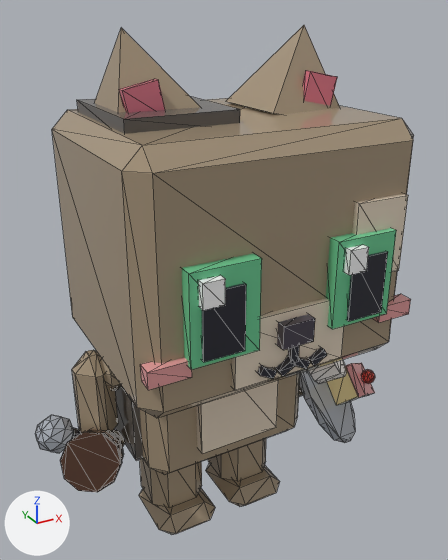
The glTF model assets/cat-cafe/exports/CatCafe_Cat_Rubble_Work.glb: old version first, new version second.
Camera for both pictures: a camera (50 mm lens) standing at (-0.97, -2.0, 1.98) and looking at (0.16, 0.06, 0.95). Arrows for +X, +Y and +Z are at lower left; the lights stay in place. The first picture is the older version. Mesh edges are drawn as thin lines. Vertices at exactly the same position are counted once.

Names of what the first picture shows: 'CatCafe_Cat_Rubble_Work_Body', 'CatCafe_Cat_Rubble_Work_EarL', 'CatCafe_Cat_Rubble_Work_EarR', 'CatCafe_Cat_Rubble_Work_Eye1', 'CatCafe_Cat_Rubble_Work_Eye2', 'CatCafe_Cat_Rubble_Work_Head', 'CatCafe_Cat_Rubble_Work_Held_Barista', 'CatCafe_Cat_Rubble_Work_Held_Entertainer', 'CatCafe_Cat_Rubble_Work_Held_Waiter', 'CatCafe_Cat_Rubble_Work_LegB1', 'CatCafe_Cat_Rubble_Work_LegB2', 'CatCafe_Cat_Rubble_Work_LegF2'.
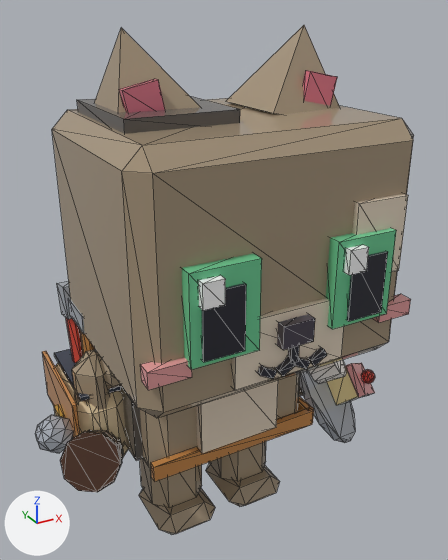
Boxes [x1, y1, x2, y2] around the edits, measured in the pictures (448 x 560 px):
```json
{"object": "CatCafe_Cat_Rubble_Work_Body", "change": "reshaped", "before": [102, 359, 300, 475], "after": [42, 281, 314, 482]}
{"part": 1, "of": "me_catcafe_cat_rubble_work_body", "change": "added", "after": [151, 407, 313, 482], "on screen": "brown"}
{"part": 2, "of": "me_catcafe_cat_rubble_work_body", "change": "added", "after": [298, 396, 314, 414]}
{"part": 3, "of": "me_catcafe_cat_rubble_work_body", "change": "added", "after": [42, 351, 80, 438], "on screen": "brown"}
{"part": 4, "of": "me_catcafe_cat_rubble_work_body", "change": "added", "after": [54, 405, 63, 417]}
{"part": 5, "of": "me_catcafe_cat_rubble_work_body", "change": "added", "after": [54, 349, 121, 401]}
{"part": 6, "of": "me_catcafe_cat_rubble_work_body", "change": "added", "after": [68, 298, 85, 334]}
{"part": 7, "of": "me_catcafe_cat_rubble_work_body", "change": "added", "after": [80, 330, 95, 355], "on screen": "mostly hidden"}
{"part": 8, "of": "me_catcafe_cat_rubble_work_body", "change": "added", "after": [55, 363, 128, 457], "on screen": "brown"}
{"part": 9, "of": "me_catcafe_cat_rubble_work_body", "change": "added", "after": [57, 281, 83, 363]}
```

Edits to the scene script, one JSON object a line:
```json
{"block": "me_catcafe_cat_rubble_work_body", "where": "# used by ob_catcafe_cat_rubble_work_body; location = (0.0, 0.0, 0.0)"}
{"op": "remove", "block": "me_catcafe_cat_rubble_work_body", "code": "me_catcafe_cat_rubble_work_body.from_pydata(...)  # 104 vertices, 180 faces; spans x -0.465..0.465, y -0.356..0.233, z 0.361..1.045"}
{"op": "add", "block": "me_catcafe_cat_rubble_work_body", "code": "me_catcafe_cat_rubble_work_body.from_pydata(...)  # 216 vertices, 360 faces; spans x -0.575..0.465, y -0.356..0.282, z 0.334..1.045"}
{"block": "me_catcafe_cat_rubble_work_body", "change": "me_catcafe_cat_rubble_work_body part 1: a new loose piece, a box spanning x -0.347..0.347, y -0.344..-0.315, z 0.423..0.489, in mat_catcafe_palette"}
{"block": "me_catcafe_cat_rubble_work_body", "change": "me_catcafe_cat_rubble_work_body part 2: a new loose piece, a box spanning x 0.33..0.358, y -0.332..0.218, z 0.423..0.489, in mat_catcafe_palette"}
{"block": "me_catcafe_cat_rubble_work_body", "change": "me_catcafe_cat_rubble_work_body part 3: a new loose piece, a box spanning x -0.561..-0.544, y -0.145..0.282, z 0.492..0.699, in mat_catcafe_palette"}
{"block": "me_catcafe_cat_rubble_work_body", "change": "me_catcafe_cat_rubble_work_body part 4: a new loose piece, a box spanning x -0.575..-0.558, y 0.027..0.11, z 0.479..0.547, in mat_catcafe_palette"}
{"block": "me_catcafe_cat_rubble_work_body", "change": "me_catcafe_cat_rubble_work_body part 5: a new loose piece, a box spanning x -0.521..-0.37, y -0.111..0.247, z 0.684..0.7, in mat_catcafe_palette"}
{"block": "me_catcafe_cat_rubble_work_body", "change": "me_catcafe_cat_rubble_work_body part 6: a new loose piece, a box spanning x -0.48..-0.411, y -0.083..0.082, z 0.933..1.002, in mat_catcafe_palette"}
{"block": "me_catcafe_cat_rubble_work_body", "change": "me_catcafe_cat_rubble_work_body part 7: a new loose piece, a 6-sided cylinder along z spanning x -0.467..-0.424, y -0.025..0.024, z 0.692..0.968, in mat_catcafe_palette"}
{"block": "me_catcafe_cat_rubble_work_body", "change": "me_catcafe_cat_rubble_work_body part 8: a new loose piece of 24 vertices spanning x -0.549..-0.342, y -0.138..0.275, z 0.334..0.692, in mat_catcafe_palette"}
{"block": "me_catcafe_cat_rubble_work_body", "change": "me_catcafe_cat_rubble_work_body part 9: 20 vertices added at x -0.482..-0.42, y 0.101..0.232, z 0.703..1.024"}
{"block": "me_catcafe_cat_rubble_work_body", "change": "other edits to the shape of me_catcafe_cat_rubble_work_body do not show in these pictures"}
```
